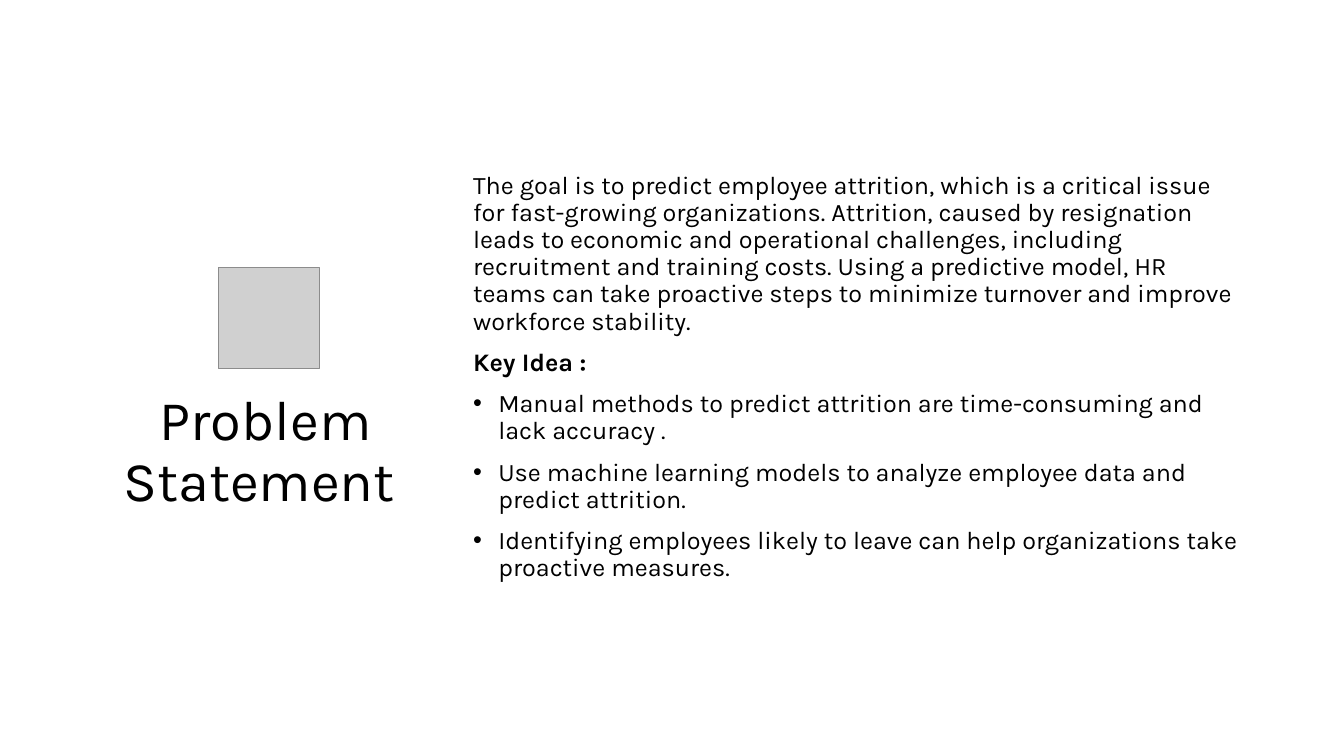
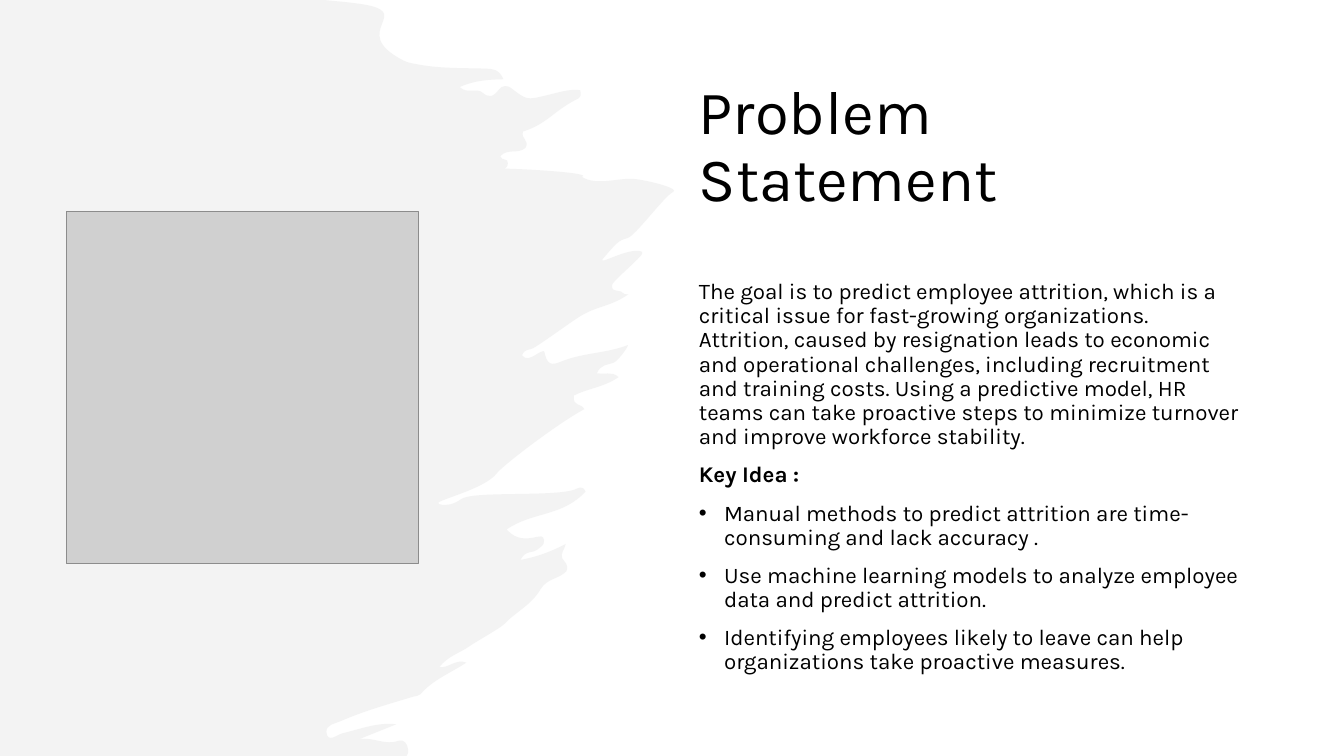
Before and after one commit to monikatyagiisc/employee-attrition-prediction, a slide deck: slide 3 of Project_Presentation_Employee_Attrition_Prediction.pptx (slide 2 before the commit). Drawn at 1344x756 pixels with LibreOffice and Linux fonts; fonts in the diff are those of the drawing; grey boxes stand for pictures. Boxes give left, top, right and bottom in pixels: in the first picture for what was removed or moved away, otherwise in the second. Text is boxed around its words. In the diff, an @@ line names an element or a change of style, - is before the commit and + after.

Commit message:
Add one more slide in PPT

```diff
--- a/Project_Presentation_Employee_Attrition_Prediction.pptx
+++ b/Project_Presentation_Employee_Attrition_Prediction.pptx
@@ freeform shape added at [0,0,675,756], fill #E8E8E8 at 50% opacity @@
@@ title "Problem Statement": place and size @@
-title "Problem Statement" at [123,401,394,502]
+title "Problem Statement" at [699,92,997,202]
@@ title "Problem Statement" at [699,92,997,202]: size 40 to 44 pt; alignment centre to left; vertical alignment top to middle @@
@@ picture added at [67,212,418,564] @@
@@ picture removed at [219,268,320,369] @@
@@ text "The goal is to predict ...": place and size @@
-text "The goal is to predict ..." at [473,176,1237,582]
+text "The goal is to predict ..." at [699,283,1238,675]
@@ text "The goal is to predict ..." at [699,283,1238,675]: size 18 to 16 pt; vertical alignment middle to top @@
```
Also in this commit, not shown: 1 slide added.
